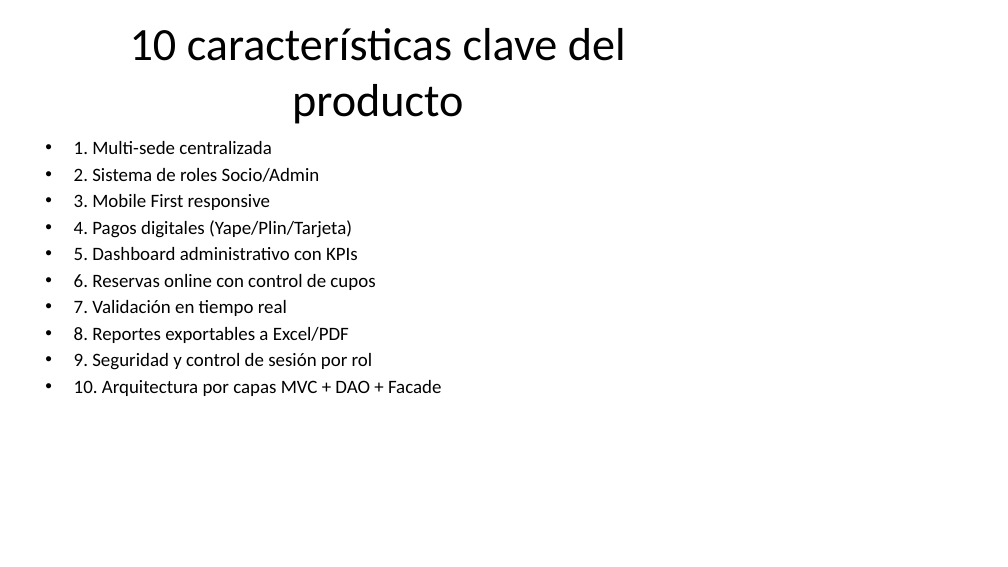
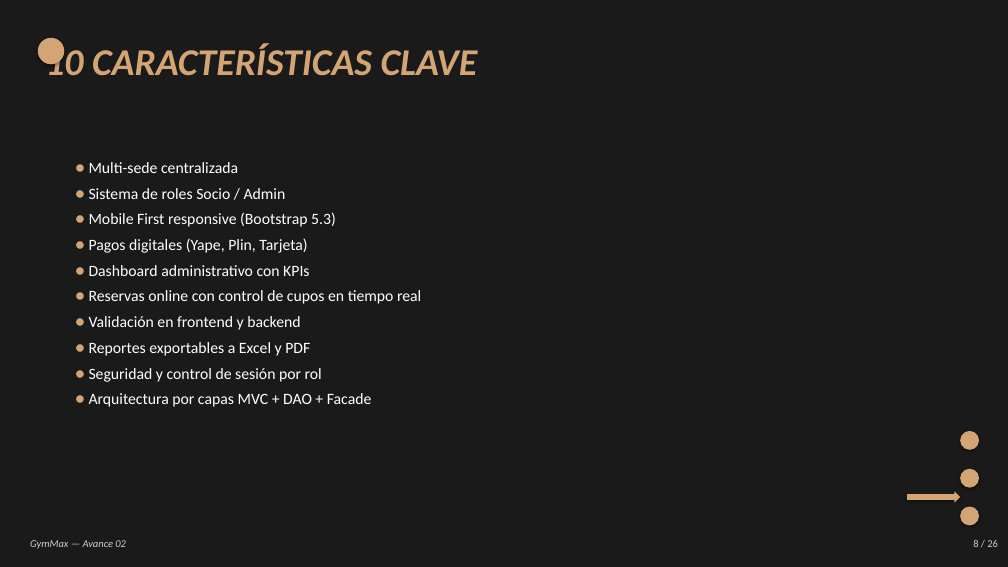
Before and after one commit to DPI9/gymmax-grupo3, a slide deck: slide 8 of Avance02/GymMax_Avance02.pptx. Drawn at 1008x567 pixels with LibreOffice and Linux fonts; fonts in the diff are those of the drawing. Boxes give left, top, right and bottom in pixels: in the first picture for what was removed or moved away, otherwise in the second. Text is boxed around its words. In the diff, an @@ line names an element or a change of style, - is before the commit and + after.

Commit message:
Mejorar PowerPoint con estilo visual del Avance 01 (fondo negro, beige, italic)

```diff
--- a/Avance02/GymMax_Avance02.pptx
+++ b/Avance02/GymMax_Avance02.pptx
@@ background #FFFFFF to #1A1A1A @@
@@ ellipse added at (38, 38, 64, 64), fill #D4A574 @@
@@ text at (45, 44, 478, 76): text changed; size 44 to 36 pt; text colour #000000 to #D4A574; bold on; italic on @@
-10 características clave del producto
+10 CARACTERÍSTICAS CLAVE
@@ text "10 CARACTERÍSTICAS CLAVE" at (45, 44, 478, 76): vertical alignment middle to top @@
@@ text at (89, 162, 421, 407): text changed; size 18 to 15 pt; text colour #000000 to #FFFFFF @@
-• 1. Multi-sede centralizada
-• 2. Sistema de roles Socio/Admin
-• 3. Mobile First responsive
-• 4. Pagos digitales (Yape/Plin/Tarjeta)
-• 5. Dashboard administrativo con KPIs
-• 6. Reservas online con control de cupos
-• 7. Validación en tiempo real
-• 8. Reportes exportables a Excel/PDF
-• 9. Seguridad y control de sesión por rol
-• 10. Arquitectura por capas MVC + DAO + Facade
+• Multi-sede centralizada
+• Sistema de roles Socio / Admin
+• Mobile First responsive (Bootstrap 5.3)
+• Pagos digitales (Yape, Plin, Tarjeta)
+• Dashboard administrativo con KPIs
+• Reservas online con control de cupos en tiempo real
+• Validación en frontend y backend
+• Reportes exportables a Excel y PDF
+• Seguridad y control de sesión por rol
+• Arquitectura por capas MVC + DAO + Facade
@@ ellipse added at (960, 431, 979, 450), fill #D4A574 @@
@@ ellipse added at (960, 469, 979, 488), fill #D4A574 @@
@@ right arrow added at (907, 492, 960, 503), fill #D4A574 @@
@@ ellipse added at (960, 507, 979, 526), fill #D4A574 @@
@@ text added at (30, 540, 126, 549), 10 pt, text #CCCCCC, italic @@
+GymMax — Avance 02
@@ text added at (973, 540, 998, 547), 10 pt, text #CCCCCC @@
+8 / 26
```
Also in this commit, not shown: 19 other slides changed, 6 slides added, 6 slides removed, 4 other files.
